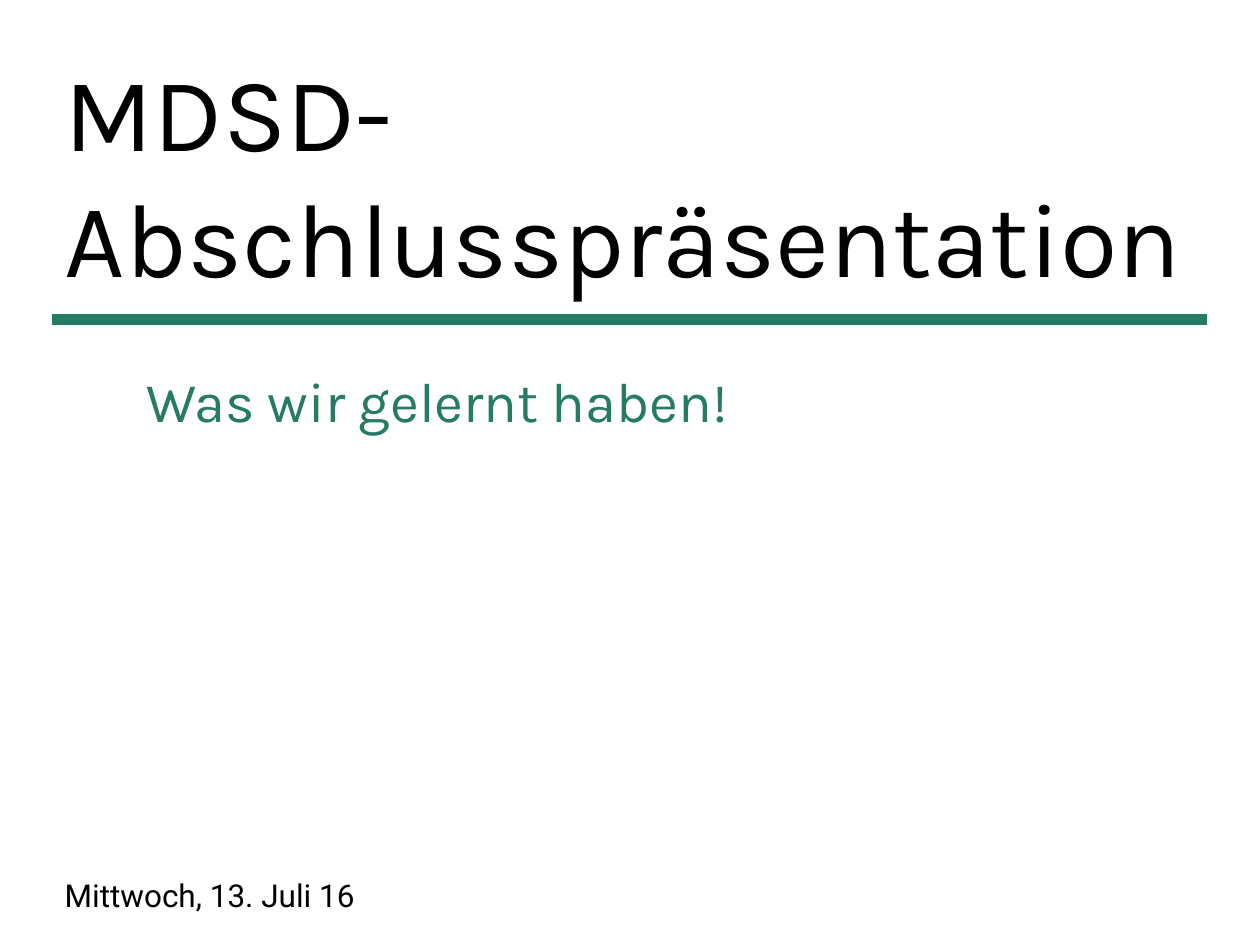
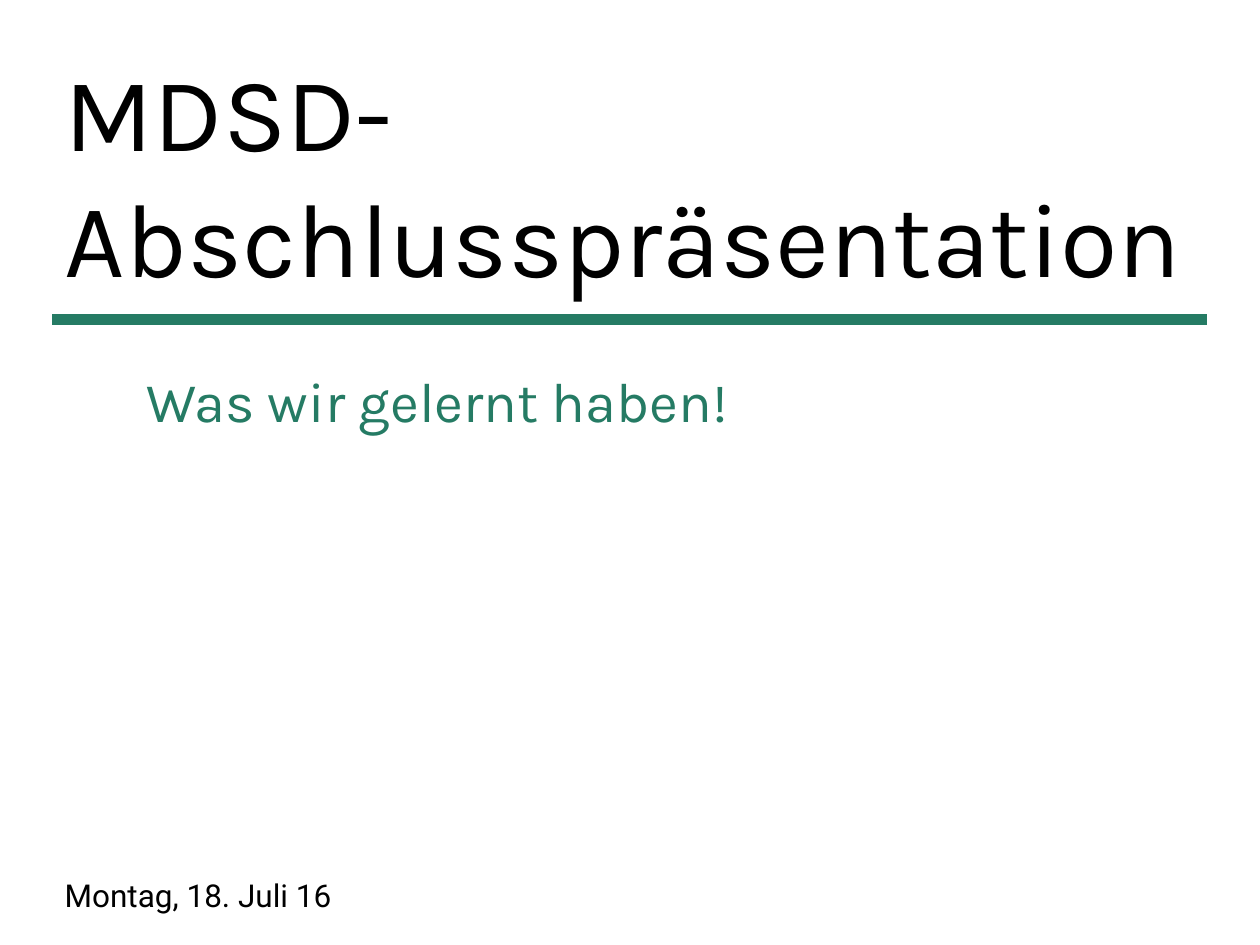
Before and after one commit to uwecl/MDSD-Praktikum, a slide deck: slide 1 of presentation/MDSD-Abschlusspraesentation.pptx. Drawn at 1260x945 pixels with LibreOffice and Linux fonts; fonts in the diff are those of the drawing; background and template pictures are left out. Boxes give left, top, right and bottom in pixels: in the first picture for what was removed or moved away, otherwise in the second. Text is boxed around its words. In the diff, an @@ line names an element or a change of style, - is before the commit and + after.

```diff
--- a/presentation/MDSD-Abschlusspraesentation.pptx
+++ b/presentation/MDSD-Abschlusspraesentation.pptx
@@ text at <box>65,883,331,914</box>: text changed @@
-Mittwoch, 13. Juli 16
+Montag, 18. Juli 16
```
Also in this commit, not shown: 8 slides added.
